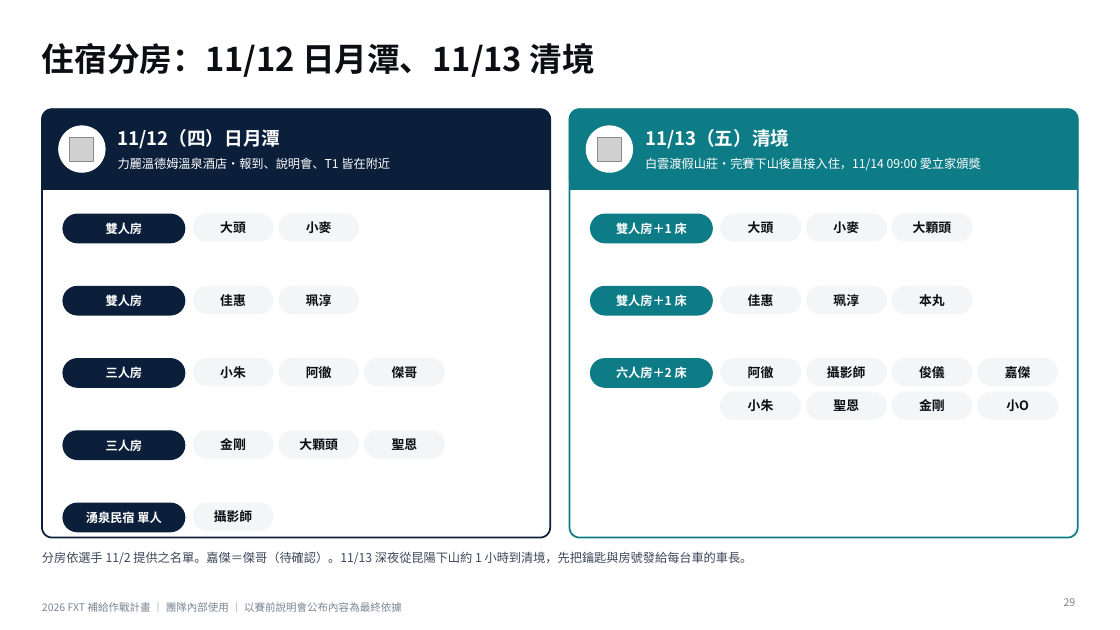
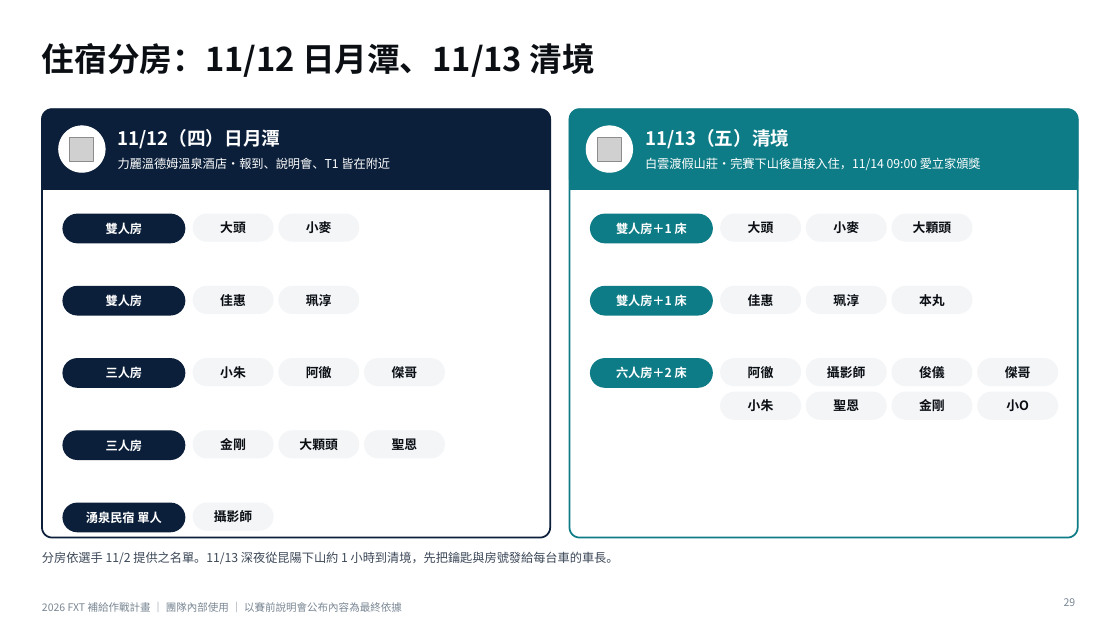
Before and after one commit to powermovebboy-sys/Race-site, a slide deck: slide 29 of deck/2026_FXT_補給作戰計畫.pptx. Drawn at 1120x630 pixels with LibreOffice and Linux fonts; fonts in the diff are those of the drawing; grey boxes stand for pictures. Boxes give left, top, right and bottom in pixels: in the first picture for what was removed or moved away, otherwise in the second. Text is boxed around its words. In the diff, an @@ line names an element or a change of style, - is before the commit and + after.

```diff
--- a/deck/2026_FXT_補給作戰計畫.pptx
+++ b/deck/2026_FXT_補給作戰計畫.pptx
@@ text at [1005, 363, 1031, 381]: text changed @@
-嘉傑
+傑哥
@@ text at [42, 551, 619, 564]: text changed @@
-分房依選手 11/2 提供之名單。嘉傑＝傑哥（待確認）。11/13 深夜從昆陽下山約 1 小時到清境，先把鑰匙與房號發給每台車的車長。
+分房依選手 11/2 提供之名單。11/13 深夜從昆陽下山約 1 小時到清境，先把鑰匙與房號發給每台車的車長。
```
Also in this commit, not shown: 6 other slides changed, 3 other files.
